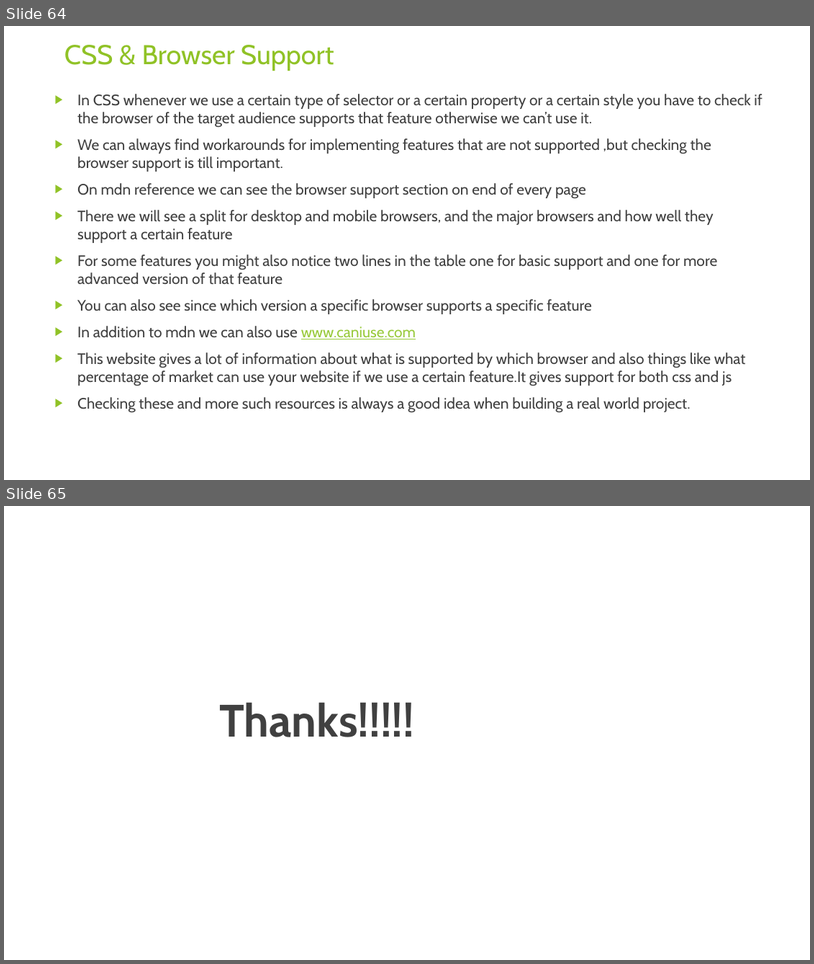
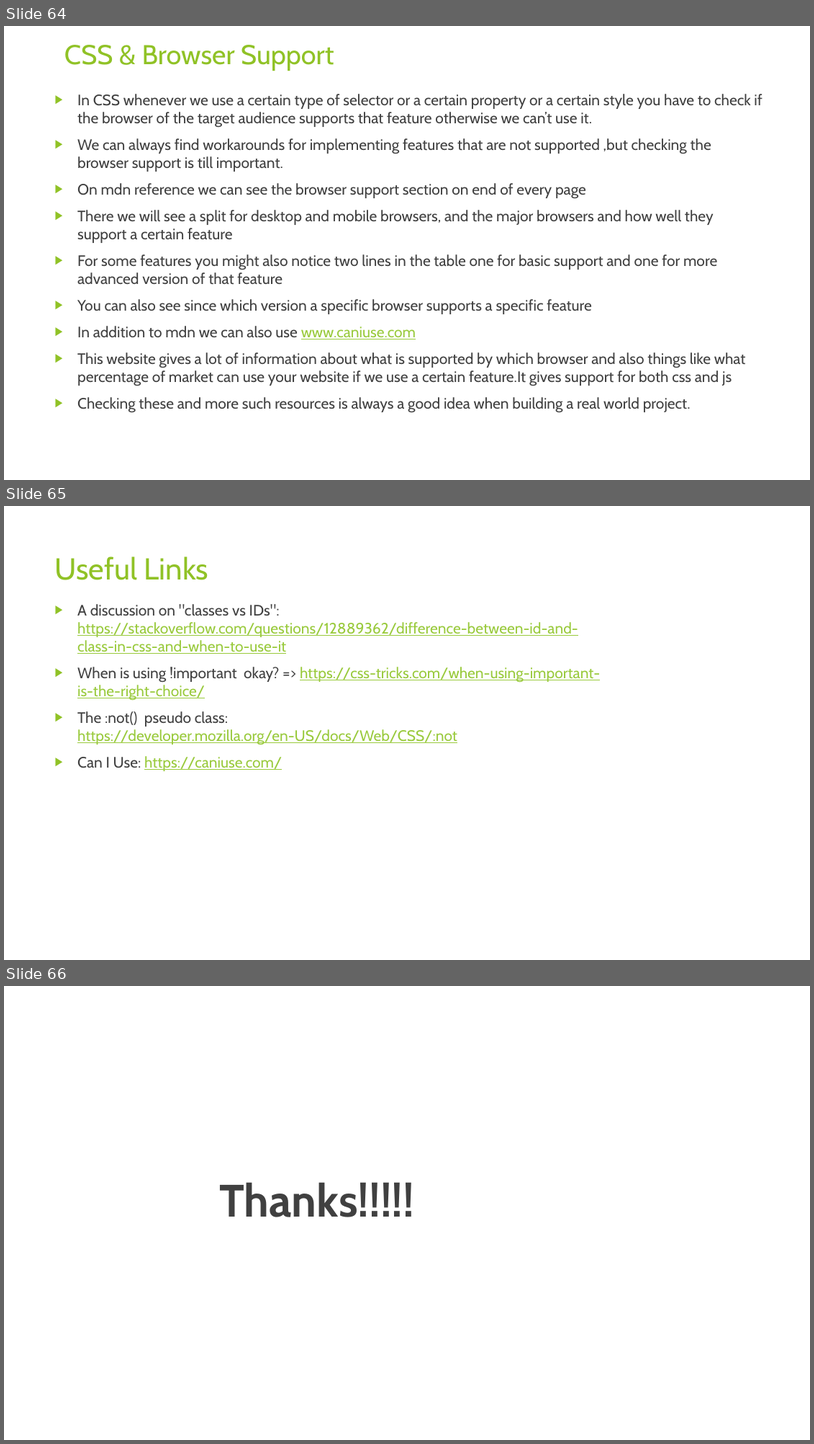
Before and after one commit to rudhrainfogain/CSS, a slide deck: PPT/Css-v4.pptx. Shown one above the other, each under a label of ours: slides 64 and 65 before the commit, slides 64, 65 and 66 after it. The pictures are 814x964 and 814x1444 pixels, drawn with LibreOffice and Linux fonts; fonts in the diff are those of the drawing. Boxes give left, top, right and bottom in pixels: in the first picture for what was removed or moved away, otherwise in the second. Text is boxed around its words. In the diff, an @@ line names an element or a change of style, - is before the commit and + after.

Commit message:
UsefulLinks

```diff
--- a/PPT/Css-v4.pptx
+++ b/PPT/Css-v4.pptx
@@ slide 65 added at bbox=[4, 506, 810, 960], background #FFFFFF @@
@@ title added at bbox=[55, 556, 209, 580], 36 pt, text #90C226 @@
+Useful Links
@@ text added at bbox=[77, 604, 600, 771], 18 pt, text #99CA3C, underline @@
+▶ A discussion on "classes vs IDs": https://stackoverflow.com/questions/12889362/difference-between-id-and-class-in-css-and-when-to-use-it
+▶ When is using !important okay? => https://css-tricks.com/when-using-important-is-the-right-choice/
+▶ The :not() pseudo class: https://developer.mozilla.org/en-US/docs/Web/CSS/:not
+▶ Can I Use: https://caniuse.com/
@@ what was slide 65 is now slide 66 @@
```
